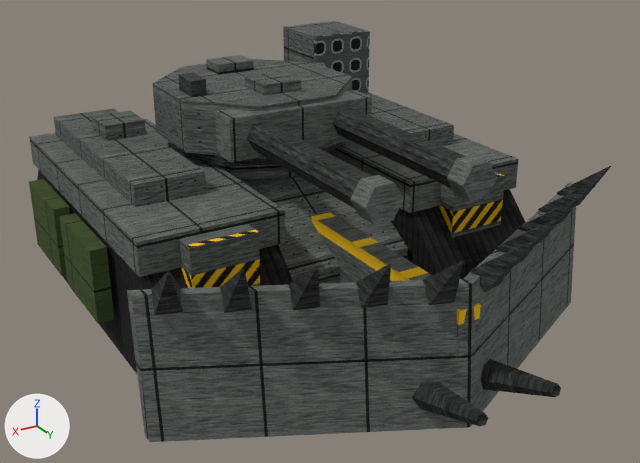
What one commit did to the Blender file tools/lowforge/models/wild_boar.blend.
Before and after are seen from a 50 mm camera at (79.0, 151.4, 84.3) aimed at (0.6, 20.7, 18.9). Lighting does not change. The marker at lower left points along +X, +Y and +Z. The older version comes first.

The scene before the commit, as lines of its bpy script (objects in view):
```python
ob_catcher = bpy.data.objects.new('catcher', me_catcher)
ob_catcher.location = (0.0, 0.0, 0.0)
ob_catcher_001 = bpy.data.objects.new('catcher.001', me_catcher_001)
ob_catcher_001.location = (0.0, 0.0, 0.0)
ob_spike_002 = bpy.data.objects.new('spike.002', me_spike_002)
ob_spike_002.location = (0.0, 0.0, 0.0)
ob_spike_003 = bpy.data.objects.new('spike.003', me_spike_003)
ob_spike_003.location = (0.0, 0.0, 0.0)
ob_spike_004 = bpy.data.objects.new('spike.004', me_spike_004)
ob_spike_004.location = (0.0, 0.0, 0.0)
ob_spike_005 = bpy.data.objects.new('spike.005', me_spike_005)
ob_spike_005.location = (0.0, 0.0, 0.0)
ob_spike_006 = bpy.data.objects.new('spike.006', me_spike_006)
ob_spike_006.location = (0.0, 0.0, 0.0)
ob_turret_base = bpy.data.objects.new('turret_base', me_turret_base)
ob_turret_base.location = (0.0, 0.0, 0.0)
ob_tusk = bpy.data.objects.new('tusk', me_tusk)
ob_tusk.location = (0.0, 0.0, 0.0)
# me_catcher
# before: 0 (0.0, 65.0, 2.0) at pixel (470, 427), 1 (-44.0, 43.0, 2.0) at pixel (570, 302), 2 (-44.0, 41.0, 2.0), 3 (0.0, 63.0, 2.0), 4 (0.0, 63.0, 26.0) at pixel (472, 283)
# before: 5 (-44.0, 41.0, 26.0), 6 (-44.0, 39.0, 26.0) at pixel (569, 182), 7 (0.0, 61.0, 26.0) at pixel (463, 278)
# me_catcher_001
# before: 0 (0.0, 65.0, 2.0) at pixel (470, 427), 1 (44.0, 43.0, 2.0) at pixel (149, 442), 2 (44.0, 41.0, 2.0) at pixel (144, 435), 3 (0.0, 63.0, 2.0), 4 (0.0, 63.0, 26.0) at pixel (472, 283)
# before: 5 (44.0, 41.0, 26.0) at pixel (131, 295), 6 (44.0, 39.0, 26.0) at pixel (126, 290), 7 (0.0, 61.0, 26.0) at pixel (463, 278)
# also in view: 'ablative.002' at (40.5, -17.0, 15.0); 'spike.009' at (39.6, 45.8, 28.4); 'skirt_tip' at (-26.0, 32.0, 23.0); 'ablative.003' at (40.5, 5.0, 15.0); 'ring' at (0.0, -6.0, 31.0)
```
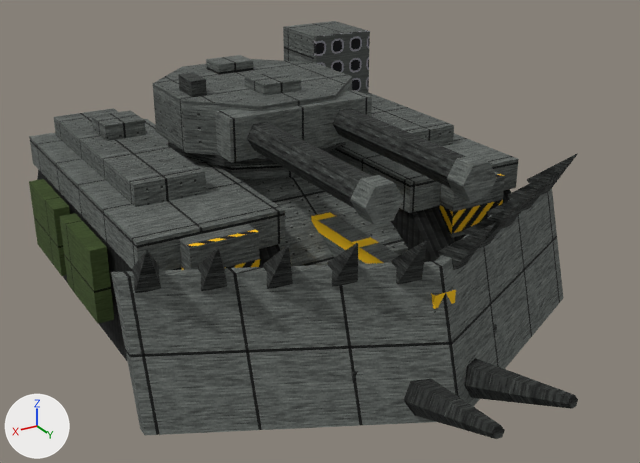
Where the change shows, as pixel boxes (x1, y1, x2, y2) in the pictures (640 x 463 px):
'catcher.001', reshaped (7% taller)
    before: (127, 279, 472, 442)
    after: (111, 261, 459, 435)
'catcher', reshaped
    before: (463, 182, 576, 427)
    after: (434, 182, 563, 407)
'tusk', moved, rescaled
    before: (481, 359, 561, 397)
    after: (465, 358, 578, 409)
'tusk.001', moved, rescaled
    before: (412, 381, 488, 426)
    after: (404, 379, 505, 439)
'spike.005', moved
    before: (423, 261, 463, 305)
    after: (391, 241, 427, 284)
'spike.006', moved
    before: (356, 264, 391, 308)
    after: (327, 243, 358, 286)
'spike.007', moved
    before: (289, 266, 320, 310)
    after: (263, 245, 293, 289)
'spike.009', moved
    before: (151, 271, 183, 315)
    after: (132, 250, 161, 293)
'spike.008', moved
    before: (220, 269, 252, 313)
    after: (198, 247, 227, 291)
'spike.002', moved
    before: (518, 200, 576, 244)
    after: (486, 185, 541, 229)
'spike.003', moved
    before: (538, 182, 595, 224)
    after: (507, 168, 560, 211)
'spike.004', moved
    before: (557, 166, 611, 207)
    after: (527, 154, 577, 194)
'tread.001', unchanged, covered by the edit
    before: (37, 170, 293, 374)
    after: (37, 170, 281, 362)

Edits to the bpy script that builds the scene:
```text
Change me_catcher:
    remove me_catcher.from_pydata(...)  # 8 vertices, 6 faces; spans x -44.0..0.0, y 39.0..65.0, z 2.0..26.0
    add me_catcher.from_pydata(...)  # 8 vertices, 6 faces; spans x -44.0..0.0, y 32.0..63.0, z 2.0..26.0
    me_catcher part 1
    add for i in [*range(4, 8)]: me_catcher.vertices[i].co += Vector((0.0, -7.0, 0.0))
    add for i in [*range(0, 4)]: me_catcher.vertices[i].co += Vector((0.0, -2.0, 0.0))
Change me_spike_002:
    remove me_spike_002.from_pydata(...)  # 8 vertices, 6 faces; spans x -24.33..-19.67, y 50.03..59.1, z 23.65..33.07
    add me_spike_002.from_pydata(...)  # 8 vertices, 6 faces; spans x -24.33..-19.67, y 42.03..51.1, z 23.65..33.07
    me_spike_002 part 2: the whole mesh is moved by (0.0, -8.0, 0.0)
Change me_spike_003:
    remove me_spike_003.from_pydata(...)  # 8 vertices, 6 faces; spans x -33.13..-28.47, y 45.63..54.7, z 23.65..33.07
    add me_spike_003.from_pydata(...)  # 8 vertices, 6 faces; spans x -33.13..-28.47, y 37.63..46.7, z 23.65..33.07
    me_spike_003 part 3: the whole mesh is moved by (0.0, -8.0, 0.0)
Change me_spike_004:
    remove me_spike_004.from_pydata(...)  # 8 vertices, 6 faces; spans x -41.93..-37.27, y 41.23..50.3, z 23.65..33.07
    add me_spike_004.from_pydata(...)  # 8 vertices, 6 faces; spans x -41.93..-37.27, y 33.23..42.3, z 23.65..33.07
    me_spike_004 part 4: the whole mesh is moved by (0.0, -8.0, 0.0)
Change me_tusk:
    remove me_tusk.from_pydata(...)  # 12 vertices, 8 faces; spans x -8.2..-1.8, y 54.1..75.3, z 3.3..12.8
    add me_tusk.from_pydata(...)  # 12 vertices, 8 faces; spans x -8.2..-1.8, y 57.9..78.6, z 3.4..12.8
    me_tusk part 5: the whole mesh is scaled about its middle by (1, 0.975, 1), then moved by (0.0, 3.6, 0.0)
Change me_catcher_001:
    remove me_catcher_001.from_pydata(...)  # 8 vertices, 6 faces; spans x 0.0..44.0, y 39.0..65.0, z 2.0..26.0
    add me_catcher_001.from_pydata(...)  # 8 vertices, 6 faces; spans x 0.0..44.0, y 32.0..63.0, z 2.0..26.0
    me_catcher_001 part 6
    add for i in [*range(4, 8)]: me_catcher_001.vertices[i].co += Vector((0.0, -7.0, 0.0))
    add for i in [*range(0, 4)]: me_catcher_001.vertices[i].co += Vector((0.0, -2.0, 0.0))
Change me_spike_005:
    remove me_spike_005.from_pydata(...)  # 8 vertices, 6 faces; spans x 2.07..6.73, y 58.83..67.9, z 23.65..33.07
    add me_spike_005.from_pydata(...)  # 8 vertices, 6 faces; spans x 2.07..6.73, y 50.83..59.9, z 23.65..33.07
    me_spike_005 part 7: the whole mesh is moved by (0.0, -8.0, 0.0)
Change me_spike_006:
    remove me_spike_006.from_pydata(...)  # 8 vertices, 6 faces; spans x 10.87..15.53, y 54.43..63.5, z 23.65..33.07
    add me_spike_006.from_pydata(...)  # 8 vertices, 6 faces; spans x 10.87..15.53, y 46.43..55.5, z 23.65..33.07
    me_spike_006 part 8: the whole mesh is moved by (0.0, -8.0, 0.0)
Change me_spike_007:
    remove me_spike_007.from_pydata(...)  # 8 vertices, 6 faces; spans x 19.67..24.33, y 50.03..59.1, z 23.65..33.07
    add me_spike_007.from_pydata(...)  # 8 vertices, 6 faces; spans x 19.67..24.33, y 42.03..51.1, z 23.65..33.07
    me_spike_007 part 9: the whole mesh is moved by (0.0, -8.0, 0.0)
Change me_spike_008:
    remove me_spike_008.from_pydata(...)  # 8 vertices, 6 faces; spans x 28.47..33.13, y 45.63..54.7, z 23.65..33.07
    add me_spike_008.from_pydata(...)  # 8 vertices, 6 faces; spans x 28.47..33.13, y 37.63..46.7, z 23.65..33.07
    me_spike_008 part 10: the whole mesh is moved by (0.0, -8.0, 0.0)
Change me_spike_009:
    remove me_spike_009.from_pydata(...)  # 8 vertices, 6 faces; spans x 37.27..41.93, y 41.23..50.3, z 23.65..33.07
    add me_spike_009.from_pydata(...)  # 8 vertices, 6 faces; spans x 37.27..41.93, y 33.23..42.3, z 23.65..33.07
    me_spike_009 part 11: the whole mesh is moved by (0.0, -8.0, 0.0)
Change me_tusk_001:
    remove me_tusk_001.from_pydata(...)  # 12 vertices, 8 faces; spans x 1.8..8.2, y 54.1..75.3, z 3.3..12.8
    add me_tusk_001.from_pydata(...)  # 12 vertices, 8 faces; spans x 1.8..8.2, y 57.9..78.6, z 3.4..12.8
    me_tusk_001 part 12: the whole mesh is scaled about its middle by (1, 0.975, 1), then moved by (0.0, 3.6, 0.0)
```
